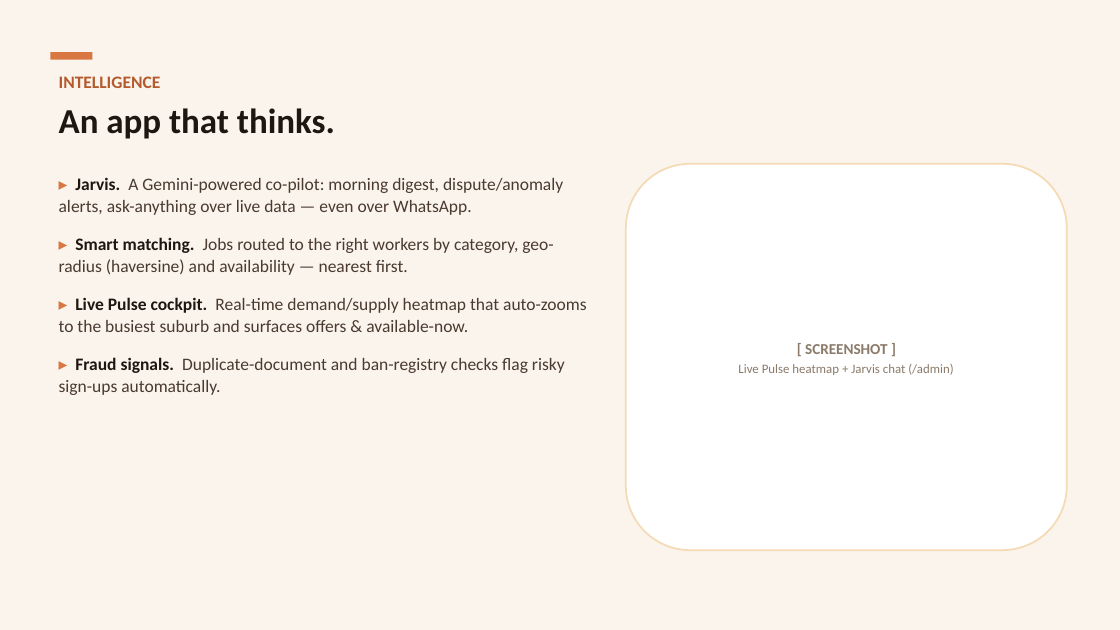
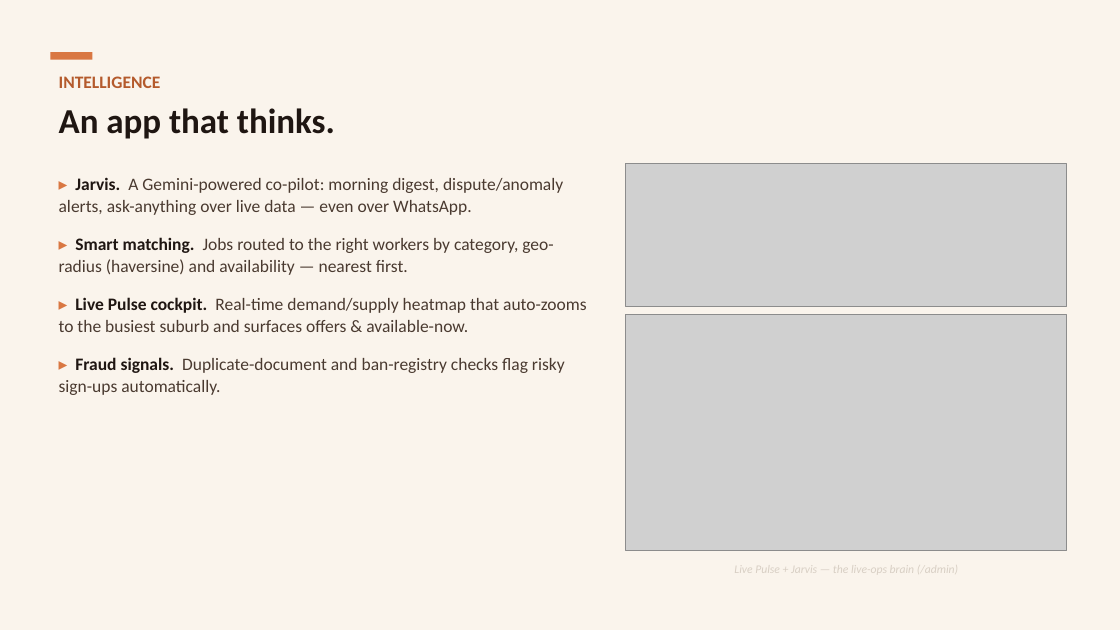
Before and after one commit to chepscreate/workitsa-hackathon, a slide deck: slide 7 of Documents/WorkitSA - FNB Hackathon Deck.pptx. Drawn at 1120x630 pixels with LibreOffice and Linux fonts; fonts in the diff are those of the drawing; grey boxes stand for pictures. Boxes give left, top, right and bottom in pixels: in the first picture for what was removed or moved away, otherwise in the second. Text is boxed around its words. In the diff, an @@ line names an element or a change of style, - is before the commit and + after.

Commit message:
deck: insert live screenshots — homepage (S3), Live Pulse + Jarvis (S7); fix S6 WhatsApp line

```diff
--- a/Documents/WorkitSA - FNB Hackathon Deck.pptx
+++ b/Documents/WorkitSA - FNB Hackathon Deck.pptx
@@ rounded rectangle removed at <box>626,164,1067,550</box> @@
@@ picture added at <box>626,164,1067,306</box> @@
@@ picture added at <box>626,314,1067,550</box> @@
@@ text removed at <box>738,344,953,375</box> @@
-[ SCREENSHOT ]
-Live Pulse heatmap + Jarvis chat (/admin)
@@ text added at <box>734,562,958,576</box>, 10 pt, text #D8CFC4, italic @@
+Live Pulse + Jarvis — the live-ops brain (/admin)
```
Also in this commit, not shown: 2 other slides changed, 8 other files.
